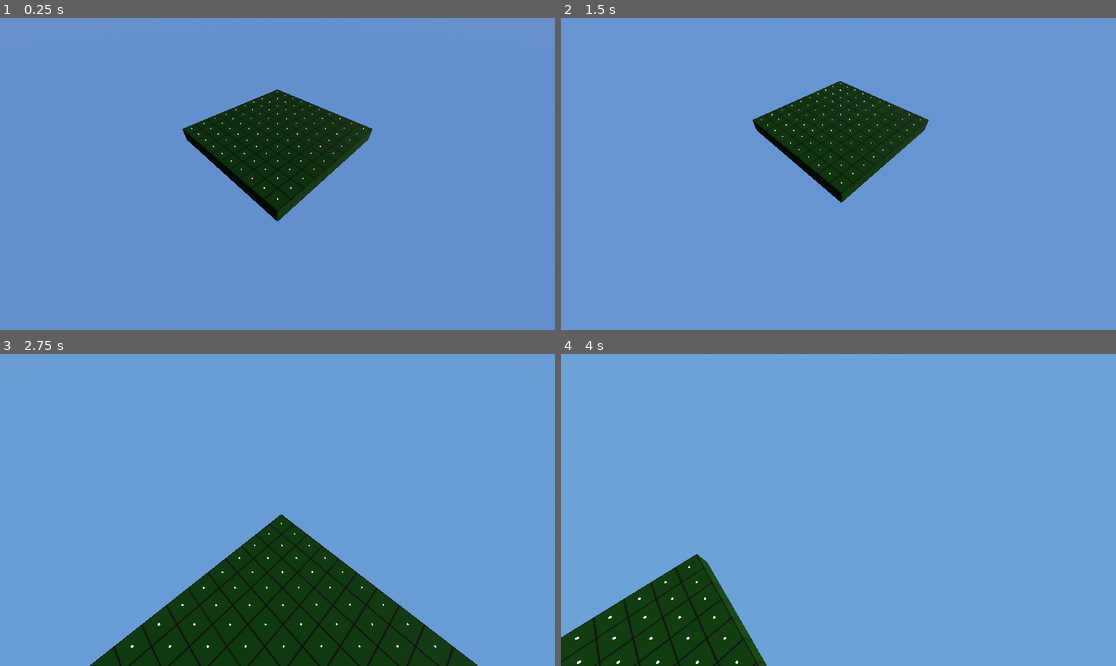
Above: before the commit, frames 1-4 (two rows, left to right).
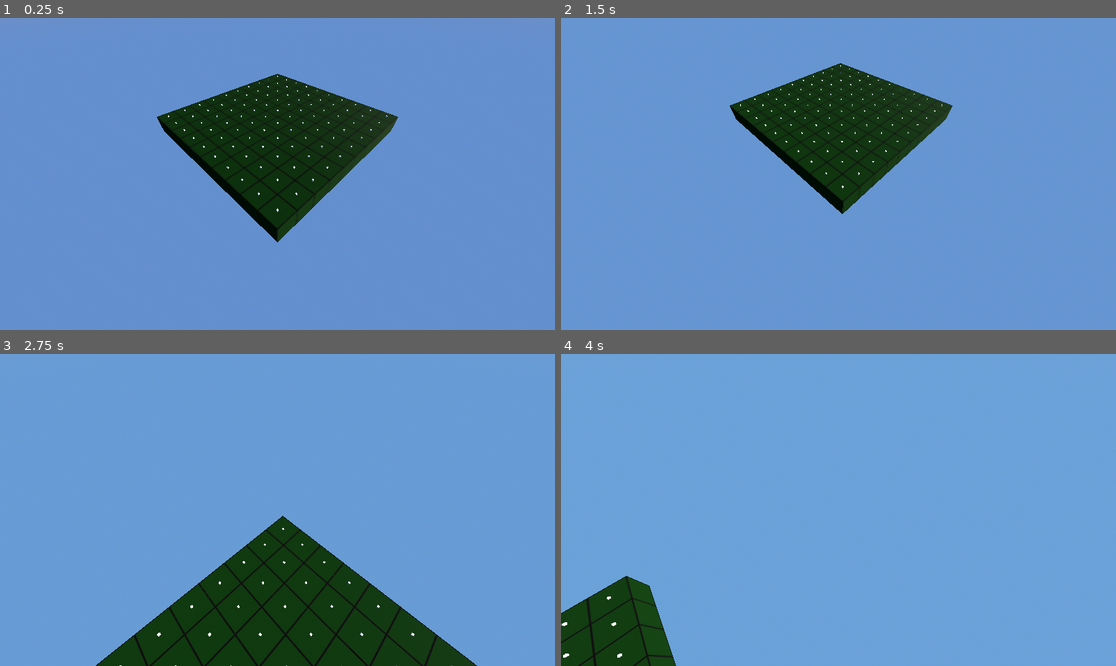
Above: after the commit, the same moments.

Repository: kyleyoung1121/TheParksDepartment
Game: Godot game, scene res://Maps/Ohio/OhioPreserve.tscn
Two runs of this game, one before a commit and one after it. Both use one fixed random seed, a clock stepped at 60 frames per second and the inputs below.
Inputs (mouse positions are in pixels of both pictures, inside the frame that each line leads up to):
- Up to frame 1 (0.25 s): no input
- Up to frame 2 (1.5 s): move the mouse to (866, 174) at 0.52 s; hold Middle mouse button (camera_move) 0.53-1.28 s; tap Enter at 1.25 s; move the mouse to (810, 174) at 1.27 s; tap S (camera_move_backward) at 1.35 s
- Up to frame 3 (2.75 s): move the mouse to (288, 503) at 2.02 s; hold W (camera_move_forward) from 2.03 s (still down)
- Up to frame 4 (4 s): move the mouse to (832, 516) at 2.77 s; release W (camera_move_forward) at 2.78 s; tap A (camera_move_left) at 2.85 s; move the mouse to (877, 513) at 3.52 s; hold D (camera_move_right) from 3.53 s (still down)

The runs differ from the first frame. In frame 1, 5.3% of the frame differs, in the area x 28-72%, y 17-72%; in frame 2, 4.2%; in frame 3, 3.2%; in frame 4, 6.1%, in the area x 0-38%, y 64-100%.

Commit message:
Increased camera zoom

Diff:
--- a/theparkdepartment/Systems/CameraController/Camera.gd
+++ b/theparkdepartment/Systems/CameraController/Camera.gd
@@ -53,7 +53,7 @@
 
 func _process(delta):
 	# Smoothly adjust zoom
-	spring_arm.position.z = lerp(spring_arm.position.z, -zoom, delta * 10)
+	spring_arm.position.z = lerp(spring_arm.position.z, -zoom + 50, delta * 10)
 
 	# Smoothly move the camera target (for panning)
 	move_camera(delta)
